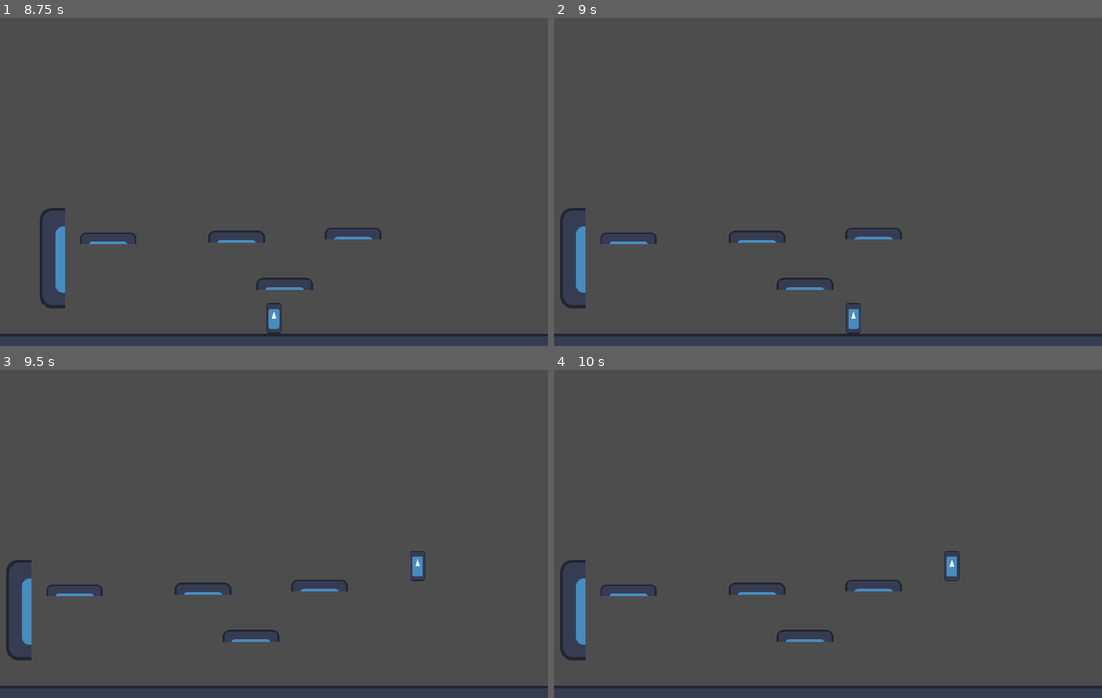
Above: before the commit, frames 1-4 (two rows, left to right).
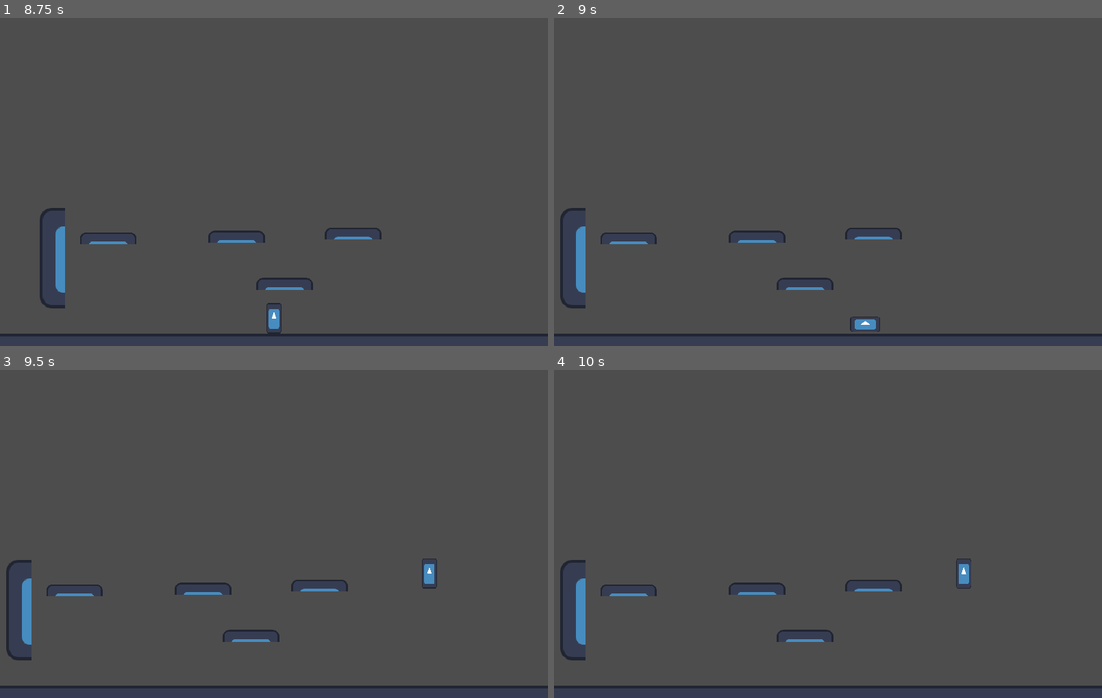
Above: after the commit, the same moments.

Repository: DeVelox/Niro
Game: Godot game, scene res://scenes/main.tscn
Same seed, same stepped clock (60 frames per second), same inputs: the game is played once before the commit and once after it. The engine's default icon, where the game draws it, is replaced by a stand-in: a white triangle on a blue panel in a dark square.
Inputs:
- Up to frame 1 (8.75 s): tap Enter at 0.5 s; hold D (right) 0.53-2.03 s; tap S (crouch) at 0.6, 1.55, 2.1, 3.05, 3.6, 4.55, 5.1, 6.05, 6.6, 7.55, 8.1 s; tap W (jump) at 0.77, 0.8, 1.07, 1.35, 1.52, 1.82, 2.3, 3.02, 3.32, 3.77, 3.8, 4.07, 4.35, 4.52, 4.82, 5.3, 6.02, 6.32, 6.77, 6.8, 7.07, 7.35, 7.52, 7.82, 8.3 s; hold A (left) 2.03-2.78 s; hold D (right) 2.78-4.28 s; tap Shift (dash) at 2.85, 5.85 s; hold A (left) 4.28-5.03 s; hold D (right) 5.03-5.78 s; hold A (left) 5.78-7.28 s; hold D (right) from 7.28 s (still down)
- Up to frame 2 (9 s): keep holding D (right); tap Shift (dash) at 8.85 s
- Up to frame 3 (9.5 s): keep holding D (right); tap W (jump) at 9.02, 9.32 s; tap S (crouch) at 9.05 s
- Up to frame 4 (10 s): release D (right) at 9.53 s; hold A (left) from 9.53 s (still down); tap S (crouch) at 9.6 s; tap W (jump) at 9.77, 9.8 s

Frame 1 is identical in both runs. In frame 2, 0.2% of the frame differs, in the area x 53-60%, y 86-97%; in frame 3, 0.3%, in the area x 74-80%, y 55-67%; in frame 4, 0.3%.

Commit message:
Small fixes

Diff:
--- a/scenes/player.tscn
+++ b/scenes/player.tscn
@@ -38,7 +38,6 @@
 one_shot = true
 
 [node name="SlideCooldown" type="Timer" parent="."]
-wait_time = 3.0
 one_shot = true
 
 [node name="Area2D" type="Area2D" parent="."]
--- a/scripts/player.gd
+++ b/scripts/player.gd
@@ -102,31 +102,25 @@
 		platform.disabled = true
 		drop_timer.start()
 
-# For move_toward accel values above 0.5 * SPEED effectively do nothing
-# The acceleration is "step size" so if velocity is 0 and SPEED is 300
-# accel of 150 will reach max speed in 2 frames, most of the time
-# velocity won't be zero so only values of about ~0.2 * SPEED and lower
-# are noticeable in most cases (check examples in docs for more info)
-
 func accel() -> float:
 	# For dash/slide, effectively behaves as deceleration
 	if absf(velocity.x) > SPEED:
-		return SPEED * 0.2
+		return SPEED / 5
 	# For floatier movement when falling / jumping
 	elif not is_on_floor() or Input.is_action_just_pressed("jump"):
-		return SPEED * 0.1
+		return SPEED / 10
 	# Mostly for walking, I think
 	else:
-		return SPEED * 0.2
+		return SPEED / 5
 
 func decel() -> float:
 	# Deceleration when direction keys are let go
 	if absf(velocity.x) > SPEED:
-		return SPEED * 0.2
+		return SPEED / 5
 	elif not is_on_floor() or Input.is_action_just_pressed("jump"):
-		return SPEED * 0.1
+		return SPEED / 10
 	else:
-		return SPEED * 0.2
+		return SPEED / 5
 
 func _on_area_2d_body_entered(body):
 	is_wall_hanging = true
